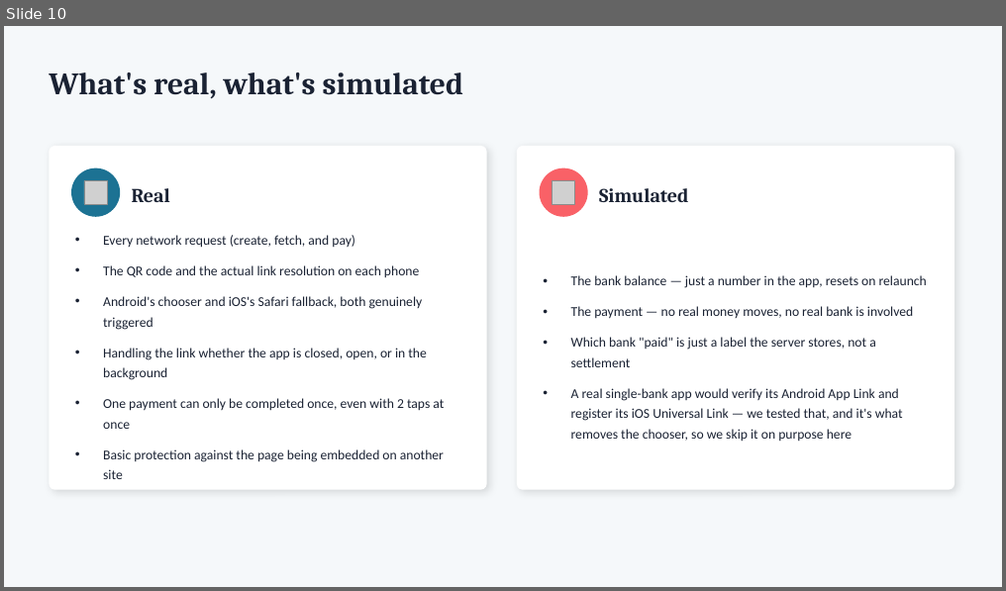
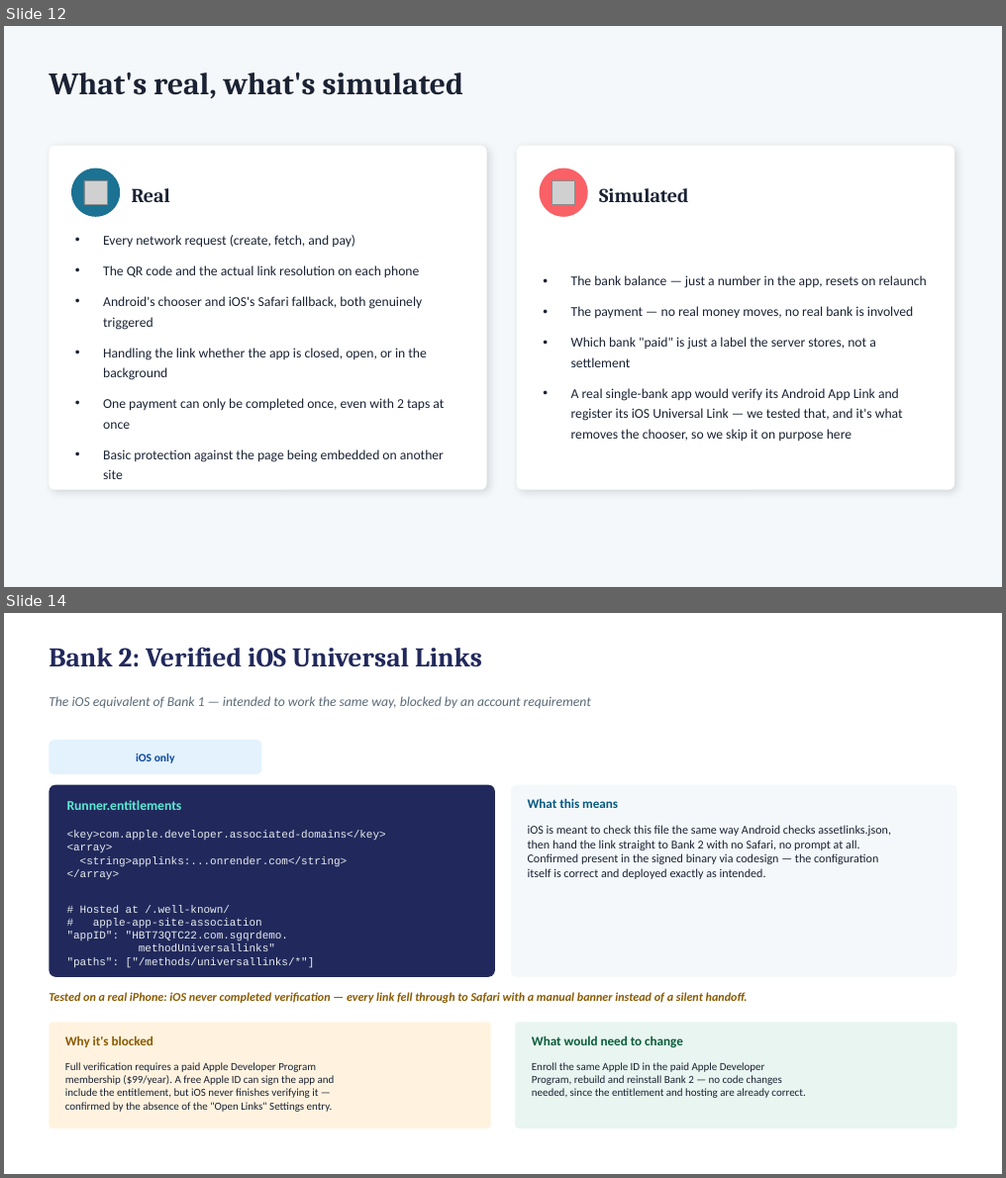
Before and after one commit to deandrehaijielim-commits/sgqr-deep-link-demo, a slide deck: SGQR_Deep_Linking_Simulation.pptx. Shown one above the other, each under a label of ours: slide 10 before the commit, slides 12 and 14 after it; the slides between them are not shown. The pictures are 1006x591 and 1006x1178 pixels, drawn with LibreOffice and Linux fonts; fonts in the diff are those of the drawing; grey boxes stand for pictures. Boxes give left, top, right and bottom in pixels: in the first picture for what was removed or moved away, otherwise in the second. Text is boxed around its words. In the diff, an @@ line names an element or a change of style, - is before the commit and + after.

```diff
--- a/SGQR_Deep_Linking_Simulation.pptx
+++ b/SGQR_Deep_Linking_Simulation.pptx
@@ slide 14 added at <box>4,613,1002,1174</box>, background #FFFFFF @@
@@ text added at <box>49,647,482,667</box>, 26 pt, text #21295C, bold @@
+Bank 2: Verified iOS Universal Links
@@ text added at <box>49,696,591,708</box>, 13 pt, text #5B6B79, italic @@
+The iOS equivalent of Bank 1 — intended to work the same way, blocked by an account requirement
@@ rounded rectangle added at <box>49,741,261,774</box>, fill #E3F2FD @@
@@ text added at <box>136,754,175,763</box>, 11 pt, text #0D47A1, bold @@
+iOS only
@@ rounded rectangle added at <box>49,785,495,977</box>, fill #21295C @@
@@ rounded rectangle added at <box>511,785,957,977</box>, fill #F5F8FA @@
@@ text added at <box>67,800,182,810</box>, 13 pt, text #5EEAD4, bold @@
+Runner.entitlements
@@ text added at <box>528,798,618,808</box>, 12.5 pt, text #065A82, bold @@
+What this means
@@ text added at <box>67,830,386,968</box>, 10.5 pt, text #E8ECEF @@
+<key>com.apple.developer.associated-domains</key>
+<array>
+<string>applinks:...onrender.com</string>
+</array>
+# Hosted at /.well-known/
+# apple-app-site-association
+"appID": "HBT73QTC22.com.sgqrdemo.
+methodUniversallinks"
+"paths": ["/methods/universallinks/*"]
@@ text added at <box>528,825,891,879</box>, 11.5 pt, text #1A2233 @@
+iOS is meant to check this file the same way Android checks assetlinks.json,
+then hand the link straight to Bank 2 with no Safari, no prompt at all.
+Confirmed present in the signed binary via codesign — the configuration
+itself is correct and deployed exactly as intended.
@@ text added at <box>49,992,747,1003</box>, 11.5 pt, text #8A5A00, bold, italic @@
+Tested on a real iPhone: iOS never completed verification — every link fell through to Safari with a manual banner instead of a silent handoff.
@@ rounded rectangle added at <box>49,1023,491,1129</box>, fill #FFF3E0 @@
@@ rounded rectangle added at <box>515,1023,957,1129</box>, fill #E8F5F0 @@
@@ text added at <box>65,1036,153,1048</box>, 12.5 pt, text #8A5A00, bold @@
+Why it's blocked
@@ text added at <box>532,1036,683,1048</box>, 12.5 pt, text #0B5D3B, bold @@
+What would need to change
@@ text added at <box>65,1062,335,1112</box>, 10.5 pt, text #1A2233 @@
+Full verification requires a paid Apple Developer Program
+membership ($99/year). A free Apple ID can sign the app and
+include the entitlement, but iOS never finishes verifying it —
+confirmed by the absence of the "Open Links" Settings entry.
@@ text added at <box>532,1062,805,1098</box>, 10.5 pt, text #1A2233 @@
+Enroll the same Apple ID in the paid Apple Developer
+Program, rebuild and reinstall Bank 2 — no code changes
+needed, since the entitlement and hosting are already correct.
@@ what was slide 10 is now slide 12 @@
```
Also in this commit, not shown: 1 slide changed, 6 other slides added, 1 slide removed, 1 other file.
